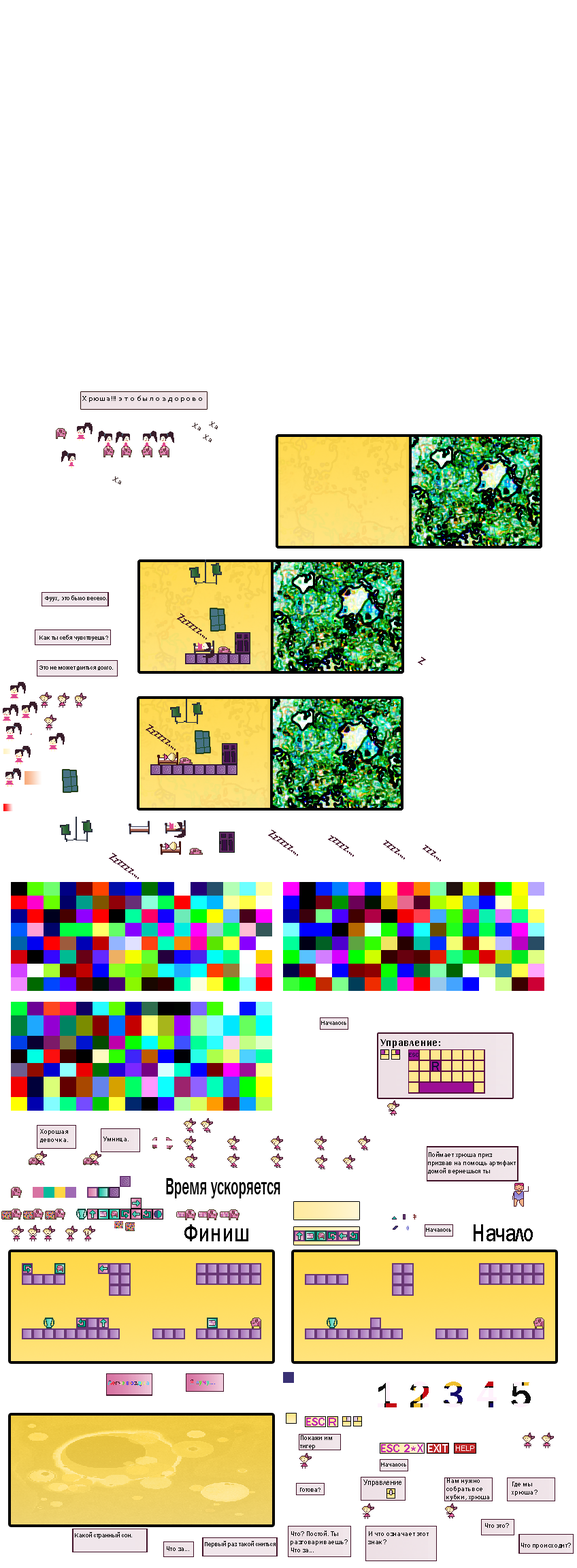
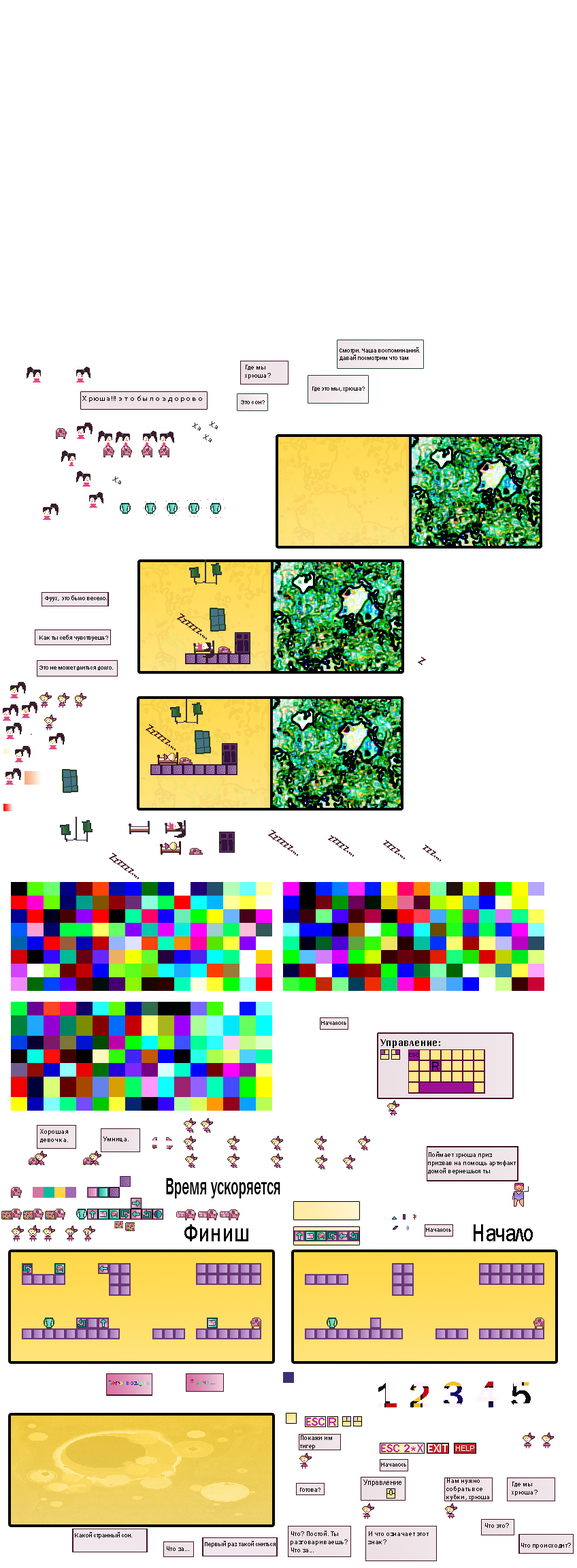
Before/after of a 577 x 1568 layered artwork. What changed in the layer stack:
added layer "Слой 2" above "Слой 1 копия 2" over [26, 366, 91, 385]
added layer "Слой 1 копия 2" above "Слой 1 копия" over [89, 492, 104, 510]
added layer "Слой 1 копия" above "Слой 1" over [76, 470, 91, 489]
added layer "Слой 1" above "Это сон?" over [42, 503, 59, 522]
added layer "Это сон?" above "Где это мы, хрюша?" over [240, 400, 265, 405]
added layer "Где это мы, хрюша?" above "Слой 4 копия" over [312, 386, 365, 392]
added layer "Слой 4 копия" above "Смотри. Чаша воспоминаний. Давай посмотрим что там" over [308, 375, 369, 403]
added layer "Смотри. Чаша воспоминаний. Давай посмотрим что там" above "Слой 4 копия 2" over [339, 347, 420, 362]
added layer "Слой 4 копия 2" above "Слой 4" over [337, 340, 424, 369]
added layer "Слой 4" above "Слой 3" over [237, 394, 268, 411]
added layer "Слой 3" above "Слой 5" over [240, 360, 289, 385]
added layer "Слой 5" above "Слой 6" over [143, 498, 226, 518]
added layer "Слой 6" above "Слой 12 копия" over [119, 502, 131, 514]
painted on "Слой 12 копия" over [42, 391, 369, 522]
removed layer "Слой 7" over [42, 391, 369, 522]
